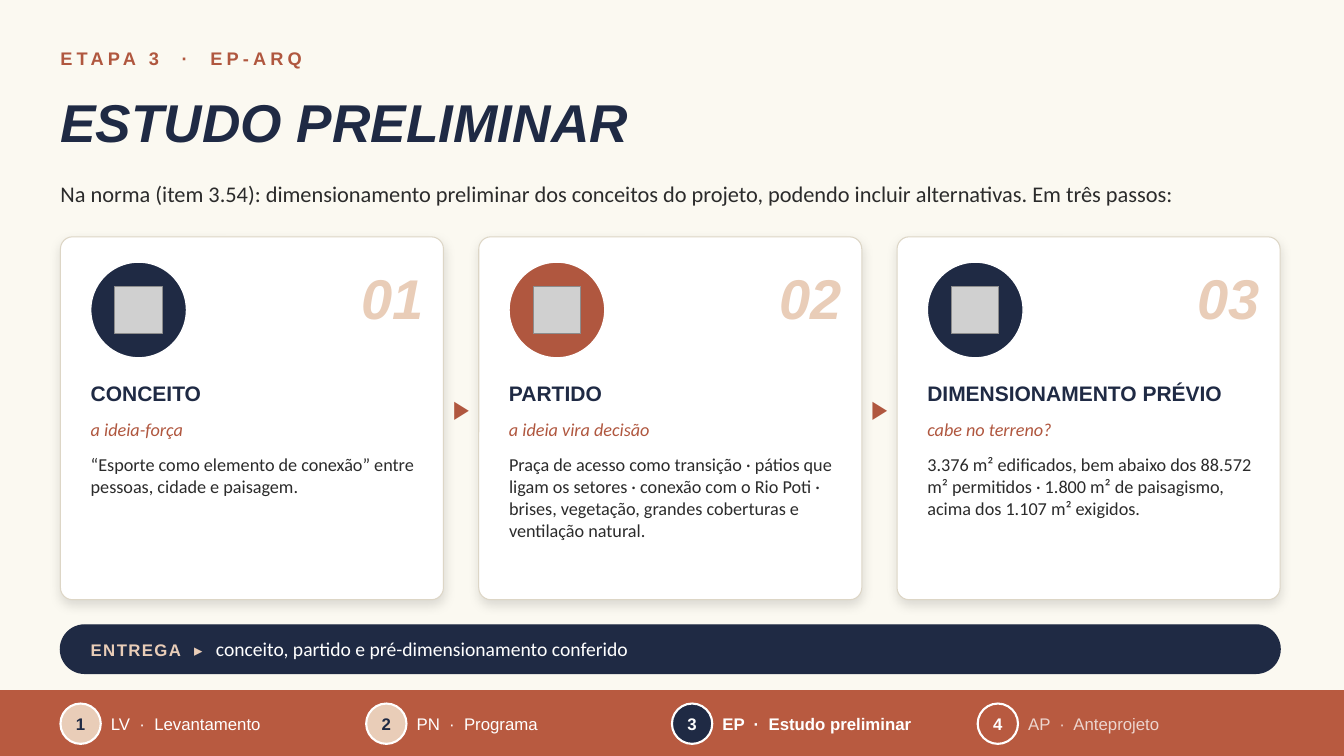
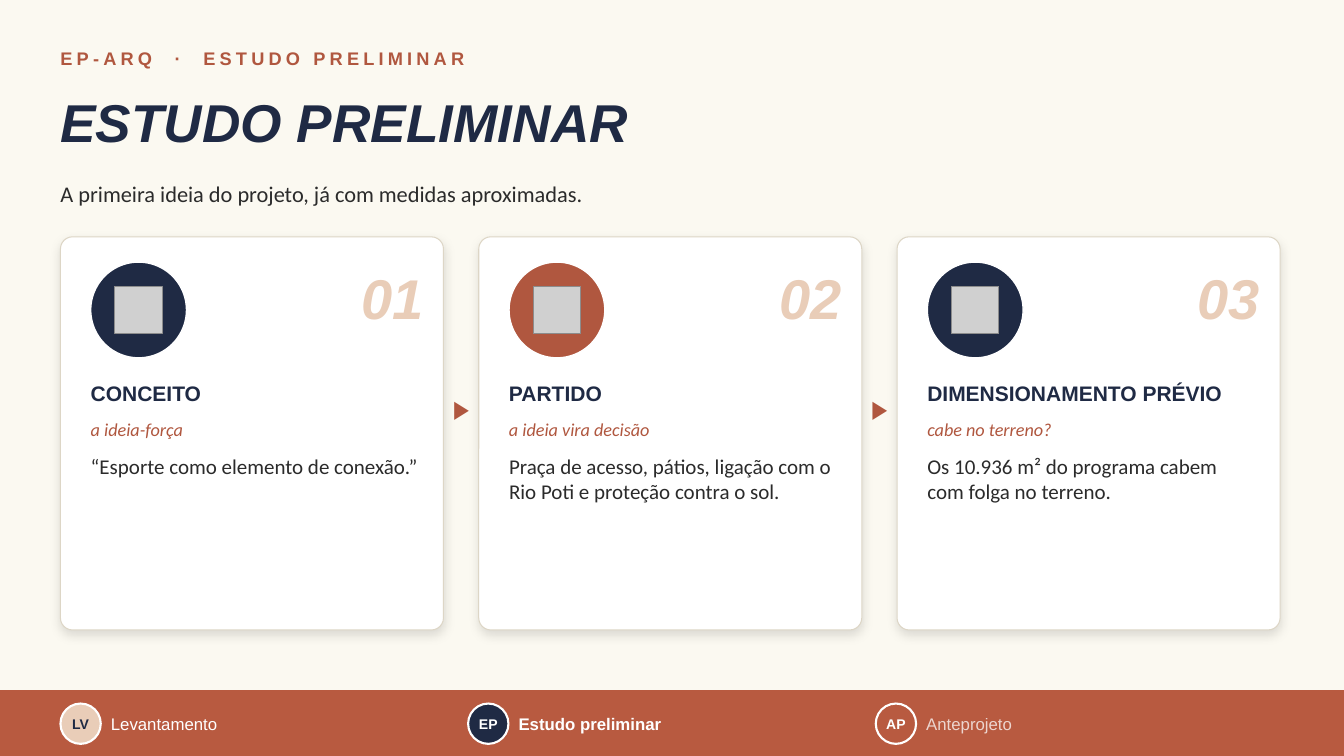
Before and after one commit to arqlais/slide, a slide deck: slide 6 of Claudio_Castro_de_Oliveira_Junior.pptx (slide 8 before the commit). Drawn at 1344x756 pixels with LibreOffice and Linux fonts; fonts in the diff are those of the drawing; grey boxes stand for pictures. Boxes give left, top, right and bottom in pixels: in the first picture for what was removed or moved away, otherwise in the second. Text is boxed around its words. In the diff, an @@ line names an element or a change of style, - is before the commit and + after.

```diff
--- a/Claudio_Castro_de_Oliveira_Junior.pptx
+++ b/Claudio_Castro_de_Oliveira_Junior.pptx
@@ text at <box>60,52,464,69</box>: text changed @@
-ETAPA 3 · EP-ARQ
+EP-ARQ · ESTUDO PRELIMINAR
@@ text at <box>60,186,582,206</box>: text changed @@
-Na norma (item 3.54): dimensionamento preliminar dos conceitos do projeto, podendo incluir alternativas. Em três passos:
+A primeira ideia do projeto, já com medidas aproximadas.
@@ rounded rectangle: place and size @@
-rounded rectangle at <box>60,237,444,600</box>
+rounded rectangle at <box>60,237,444,630</box>
@@ rounded rectangle: place and size @@
-rounded rectangle at <box>479,237,862,600</box>
+rounded rectangle at <box>479,237,862,630</box>
@@ proportions changed in 3 elements at <box>60,237,444,630</box>, <box>479,237,862,630</box>, <box>897,237,1280,630</box> @@
@@ rounded rectangle: place and size @@
-rounded rectangle at <box>897,237,1280,600</box>
+rounded rectangle at <box>897,237,1280,630</box>
@@ text at <box>91,459,417,478</box>: text changed; size 13 to 15 pt @@
-“Esporte como elemento de conexão” entre pessoas, cidade e paisagem.
+“Esporte como elemento de conexão.”
@@ text at <box>509,459,831,503</box>: text changed; size 13 to 15 pt @@
-Praça de acesso como transição · pátios que ligam os setores · conexão com o Rio Poti · brises, vegetação, grandes coberturas e ventilação natural.
+Praça de acesso, pátios, ligação com o Rio Poti e proteção contra o sol.
@@ text at <box>927,458,1217,503</box>: text changed; size 13 to 15 pt @@
-3.376 m² edificados, bem abaixo dos 88.572 m² permitidos · 1.800 m² de paisagismo, acima dos 1.107 m² exigidos.
+Os 10.936 m² do programa cabem com folga no terreno.
@@ rounded rectangle removed at <box>60,625,1280,674</box> @@
@@ text removed at <box>91,642,628,659</box> @@
-ENTREGA ▸ conceito, partido e pré-dimensionamento conferido
@@ text added at <box>72,719,89,729</box>, 10 pt, text #1F2A44, bold @@
+LV
@@ text removed at <box>76,718,85,730</box> @@
-1
@@ text at <box>111,718,217,730</box>: text changed @@
-LV · Levantamento
+Levantamento
@@ ellipse removed at <box>366,704,406,744</box> @@
@@ text removed at <box>382,718,391,730</box> @@
-2
@@ text removed at <box>417,718,538,734</box> @@
-PN · Programa
@@ ellipse: place and size @@
-ellipse at <box>673,704,713,744</box>
+ellipse at <box>468,704,508,744</box>
@@ text added at <box>479,719,498,729</box>, 10 pt, text #FFFFFF, bold @@
+EP
@@ text at <box>519,718,661,734</box>: text changed @@
-EP · Estudo preliminar
+Estudo preliminar
@@ text removed at <box>687,718,696,730</box> @@
-3
@@ ellipse: place and size @@
-ellipse at <box>978,704,1018,744</box>
+ellipse at <box>876,704,917,744</box>
@@ text added at <box>886,719,905,729</box>, 10 pt, text #FFFFFF, bold @@
+AP
@@ text at <box>926,718,1012,734</box>: text changed @@
-AP · Anteprojeto
+Anteprojeto
@@ text removed at <box>993,718,1002,730</box> @@
-4
```
Also in this commit, not shown: 7 other slides changed, 1 slide added, 3 slides removed, 3 other files.
